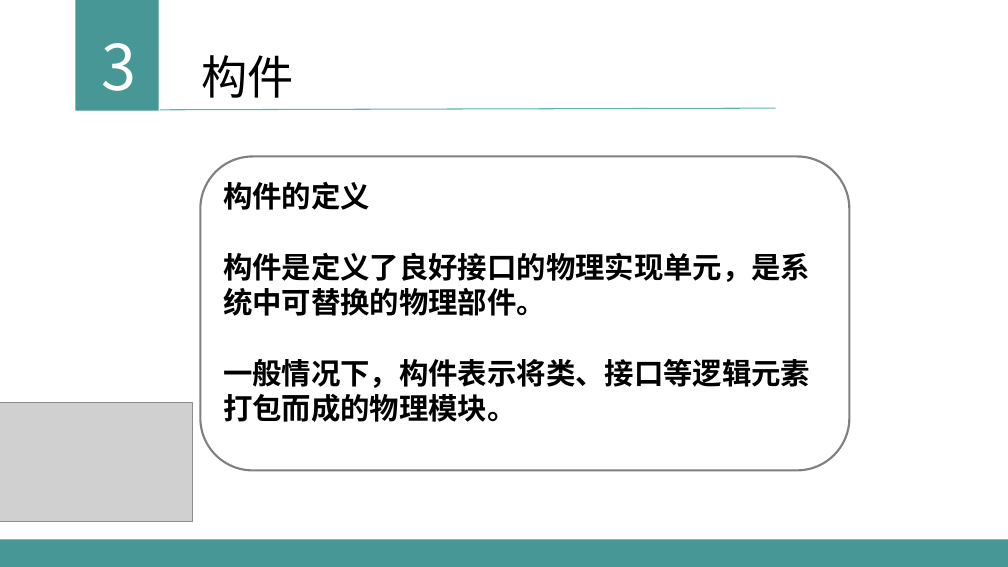
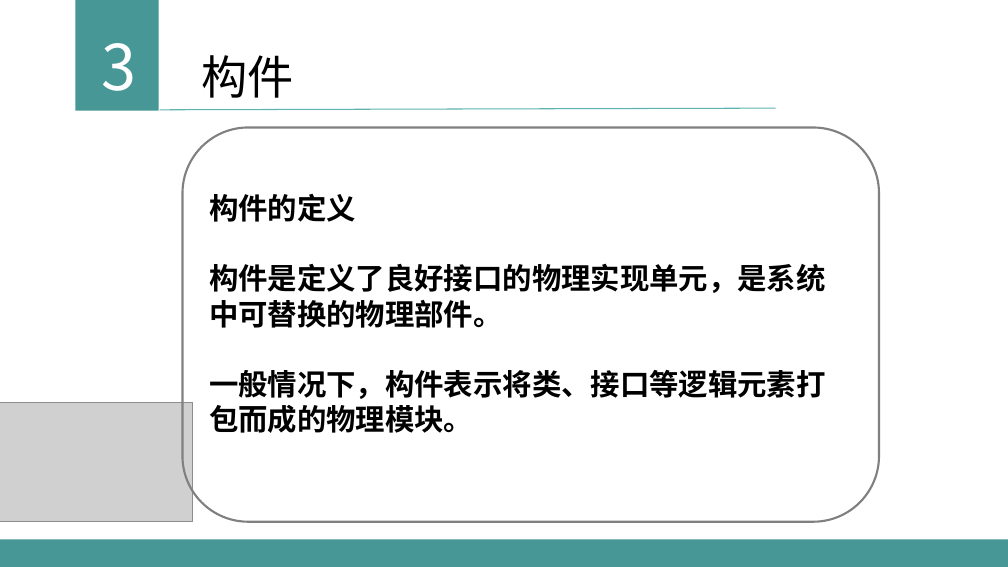
Before and after one commit to sun2009/PRD2018-G16, a slide deck: slide 18 of 受控文档/PPT/UML基础III0.3.0.pptx (slide 17 before the commit). Drawn at 1008x567 pixels with LibreOffice and Linux fonts; fonts in the diff are those of the drawing; grey boxes stand for pictures. Boxes give left, top, right and bottom in pixels: in the first picture for what was removed or moved away, otherwise in the second. Text is boxed around its words. In the diff, an @@ line names an element or a change of style, - is before the commit and + after.

```diff
--- a/受控文档/PPT/UML基础III0.3.0.pptx
+++ b/受控文档/PPT/UML基础III0.3.0.pptx
@@ rounded rectangle "构件的定义" resized from (x1=200, y1=157, x2=850, y2=470) to (x1=182, y1=128, x2=879, y2=522) @@
```
Also in this commit, not shown: 8 other slides changed, 1 slide added.
